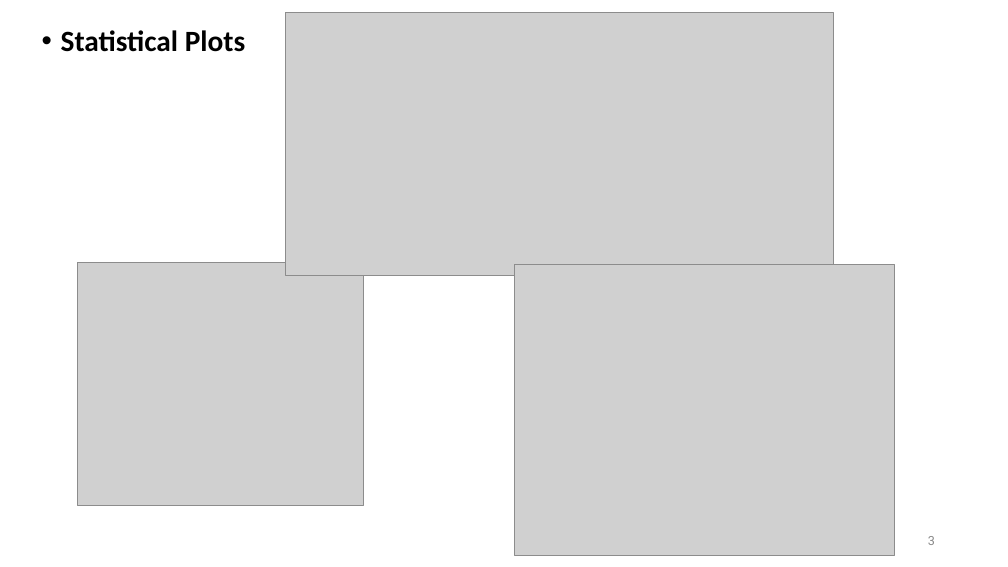
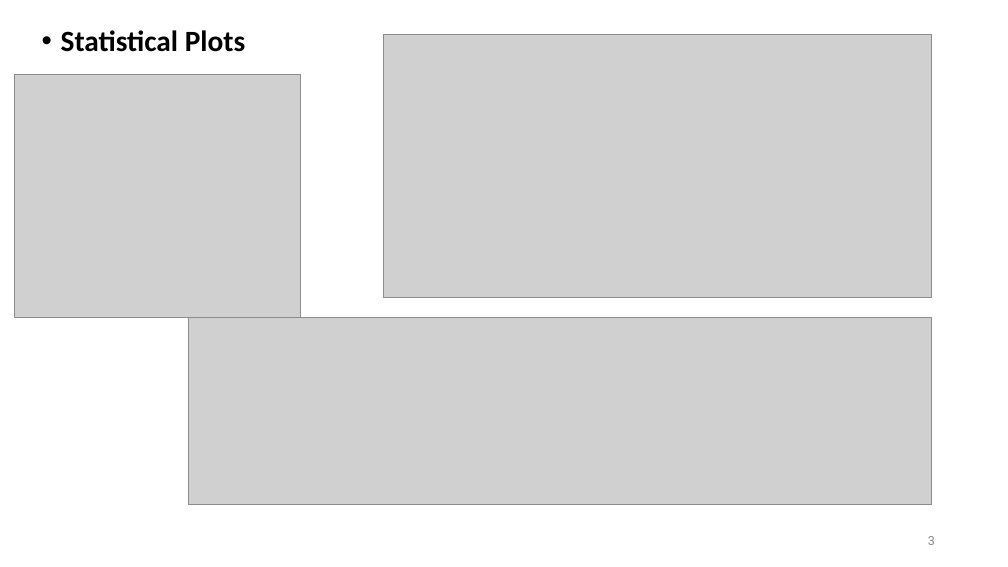
Before and after one commit to Justicea83/data-analytics-assignment, a slide deck: slide 3 of Presentation.pptx. Drawn at 1008x567 pixels with LibreOffice and Linux fonts; fonts in the diff are those of the drawing; grey boxes stand for pictures. Boxes give left, top, right and bottom in pixels: in the first picture for what was removed or moved away, otherwise in the second. Text is boxed around its words. In the diff, an @@ line names an element or a change of style, - is before the commit and + after.

```diff
--- a/Presentation.pptx
+++ b/Presentation.pptx
@@ picture moved from (x1=286, y1=13, x2=834, y2=275) to (x1=383, y1=35, x2=932, y2=297) @@
@@ picture moved from (x1=78, y1=263, x2=363, y2=506) to (x1=14, y1=75, x2=299, y2=318) @@
@@ picture removed at (x1=515, y1=264, x2=895, y2=555) @@
@@ picture added at (x1=189, y1=318, x2=932, y2=504) @@
```
Also in this commit, not shown: 1 other file.
